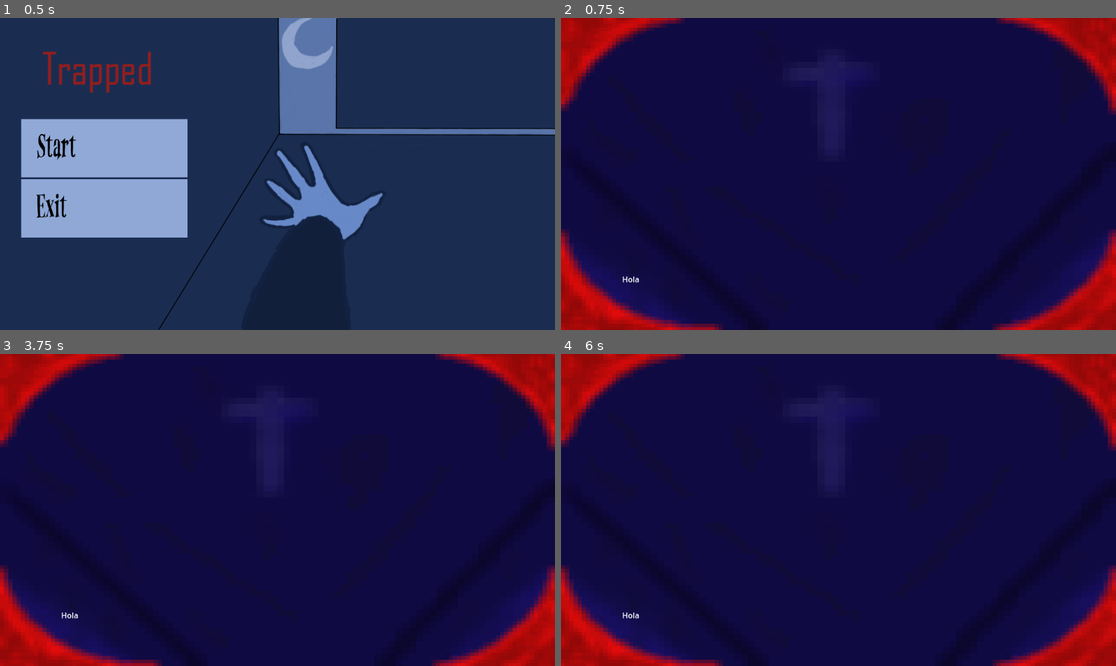
Above: before the commit, frames 1-4 (two rows, left to right).
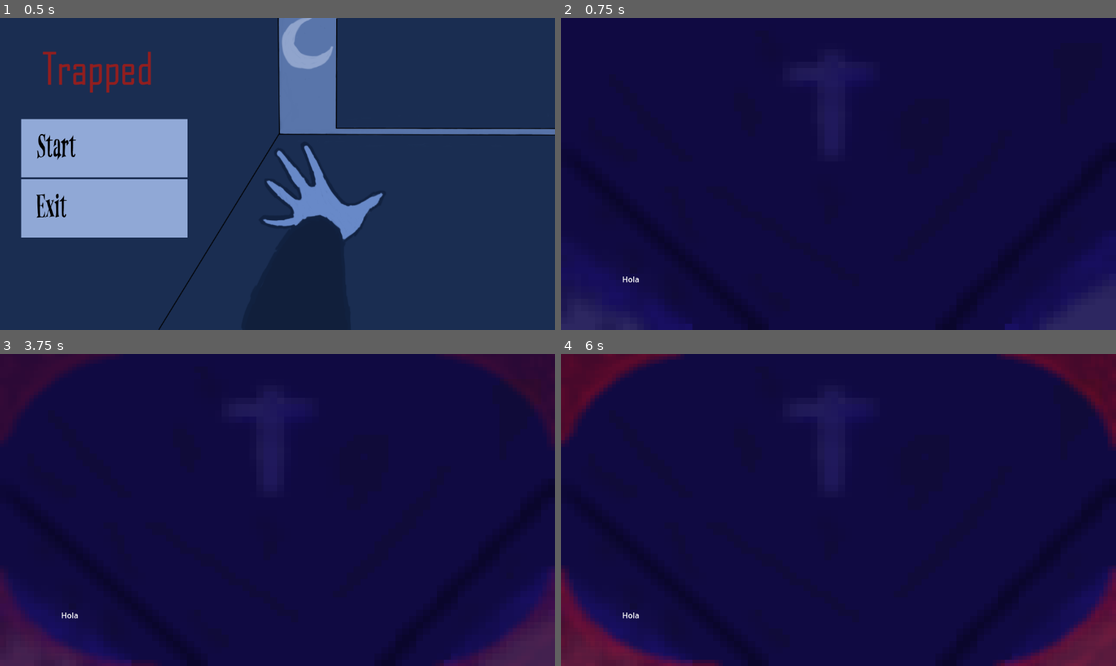
Above: after the commit, the same moments.

Repository: WalterScherk/In_a_coffin
Game: Godot game, scene res://Scenes/MainMenu.tscn
The game is run twice, just before and just after one commit, with the same random seed, the same clock (stepped at 60 frames per second) and the same inputs.
Inputs:
- Up to frame 1 (0.5 s): no input
- Up to frame 2 (0.75 s): click "Start" at 0.5 s
- Up to frame 3 (3.75 s): tap Enter at 1.25, 2.75 s; tap Space (ui_select) at 1.35, 1.52, 1.82, 2, 2.1, 2.27, 2.57, 2.85, 3.5, 3.6 s
- Up to frame 4 (6 s): tap Space (ui_select) at 3.77, 4.07, 4.35, 4.52, 4.82, 5.1, 5.27, 5.57, 5.75, 5.85 s; tap Enter at 4.25 s

Frame 1 is identical in both runs. In frame 2, 9.7% of the frame differs, in the area x 0-100%, y 0-100%; in frame 3, 9.7%; in frame 4, 9.6%.

Commit message:
Enrogecer la pantalla con punches

Diff:
--- a/In a coffin/In a Coffin/Scripts/GameManager.gd
+++ b/In a coffin/In a Coffin/Scripts/GameManager.gd
@@ -14,12 +14,15 @@
 	punches = 0
 	isInjured = false
 	spawnedThing = $PoppingTextManager.SpawnText("Hola")
+	$Daño.self_modulate.a = 0
 
 # Called every frame. 'delta' is the elapsed time since the previous frame.
 func _process(delta):
 	if Input.is_action_just_pressed("ui_select") && punches < 20:
 		punches += 1
 		print("Punches")
+		if(punches % 5 == 0):
+			$Daño.self_modulate.a += 0.1
 		#transparencia -= max transparencia / 1000
 	if Input.is_action_just_pressed("ui_select") && punches >= 20:
 		print("You can't punch anymore")
